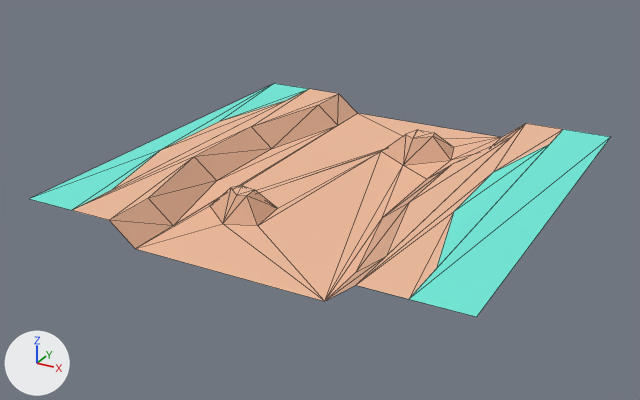
Before and after pictures for a commit that changed the glTF model assets/nature_kit/ground_pathRocks.glb.
Camera for both pictures: a 50 mm lens placed at (0.88, -1.722, 0.708), pointed at (-0.04, -0.049, -0.129). The axes (+X, +Y, +Z) are drawn at lower left. The lights are the same throughout. The picture after the commit comes second. Mesh edges are drawn as thin lines. Where no turn or scale is listed for an object, it has been applied to the vertices.

The scene before the commit, as lines of its bpy script (objects in view):
```python
mat_dirt = principled_material('dirt')
mat_dirt.base_color = (0.886, 0.514, 0.341)  # beige #f2be9e
mat_dirt.metallic = 0.05
mat_dirt.roughness = 0.85
mat_dirtdark = principled_material('dirtDark')
mat_dirtdark.base_color = (0.71, 0.408, 0.271)  # beige #dbab8e
mat_dirtdark.metallic = 0.05
mat_dirtdark.roughness = 0.85
mat_grass = principled_material('grass')
mat_grass.base_color = (0.173, 0.847, 0.722)  # cyan #73eddd
mat_grass.metallic = 0.05
mat_grass.roughness = 0.85
me_mesh_ground_pathrocks = bpy.data.meshes.new('Mesh ground_pathRocks')
me_mesh_ground_pathrocks.from_pydata(...)  # 60 vertices, 102 faces; spans x -0.5..0.5, y -0.5..0.5, z -0.05..0.0
# faces by material slot: [40, 12, 50]
me_mesh_ground_pathrocks.materials.append(mat_dirtdark)  # beige #dbab8e
me_mesh_ground_pathrocks.materials.append(mat_grass)  # cyan #73eddd
me_mesh_ground_pathrocks.materials.append(mat_dirt)  # beige #f2be9e
ob_ground_pathrocks = bpy.data.objects.new('ground_pathRocks', me_mesh_ground_pathrocks)
ob_ground_pathrocks.location = (0.0, 0.0, -0.05)
```
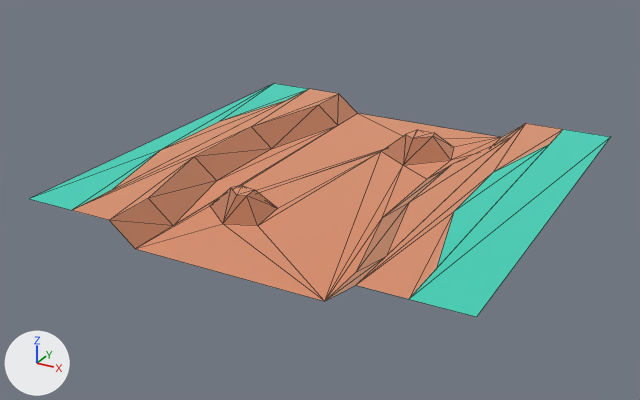
Location of each change, (x1, y1, x2, y2) in pixels of the pictures (640 x 400 px):
'ground_pathRocks', surface changed: (30, 83, 610, 317) in both

What changed in the scene script:
```text
Change mat_dirtdark:
    mat_dirtdark.metallic: 0.05 -> 1.0
Change mat_grass:
    mat_grass.metallic: 0.05 -> 1.0
Change mat_dirt:
    mat_dirt.metallic: 0.05 -> 1.0
Remove ob_tmpparent:
    ob_tmpparent = bpy.data.objects.new('tmpParent', None)
    ob_tmpparent.location = (0.0, 0.0, 0.0)
```
